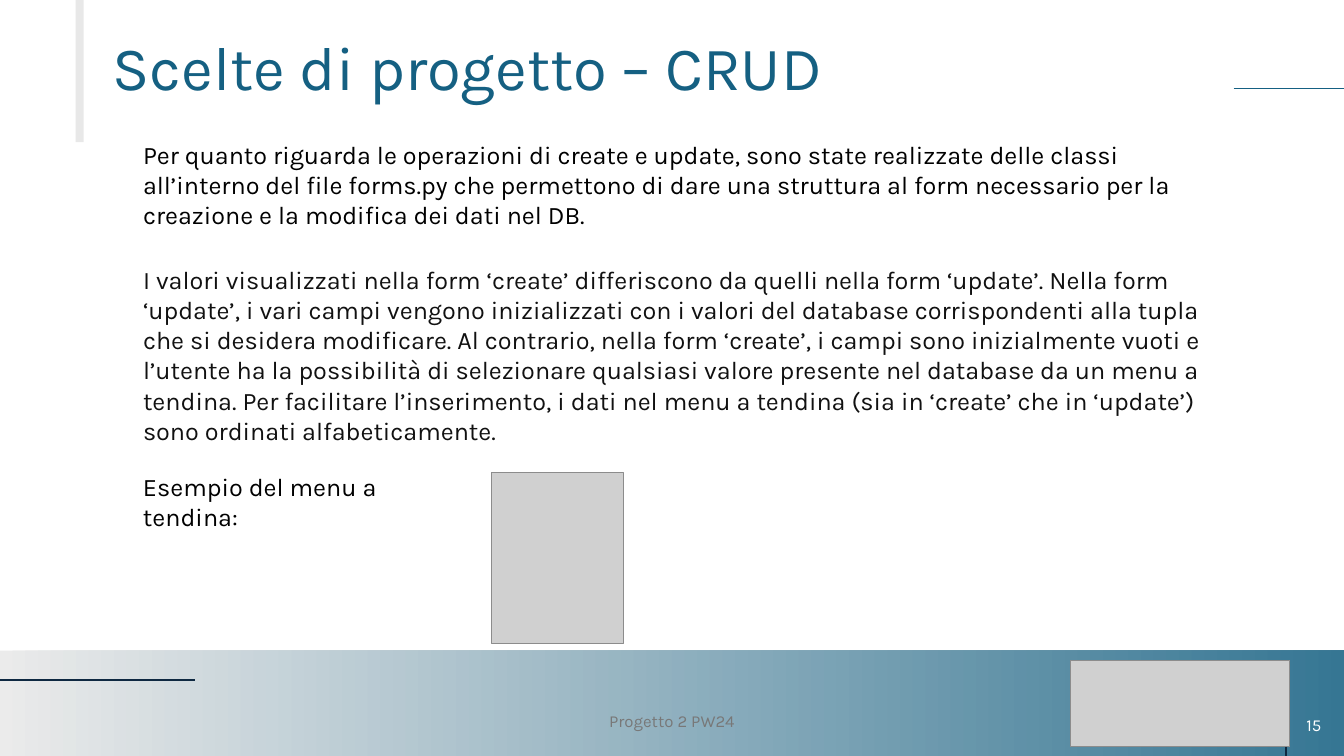
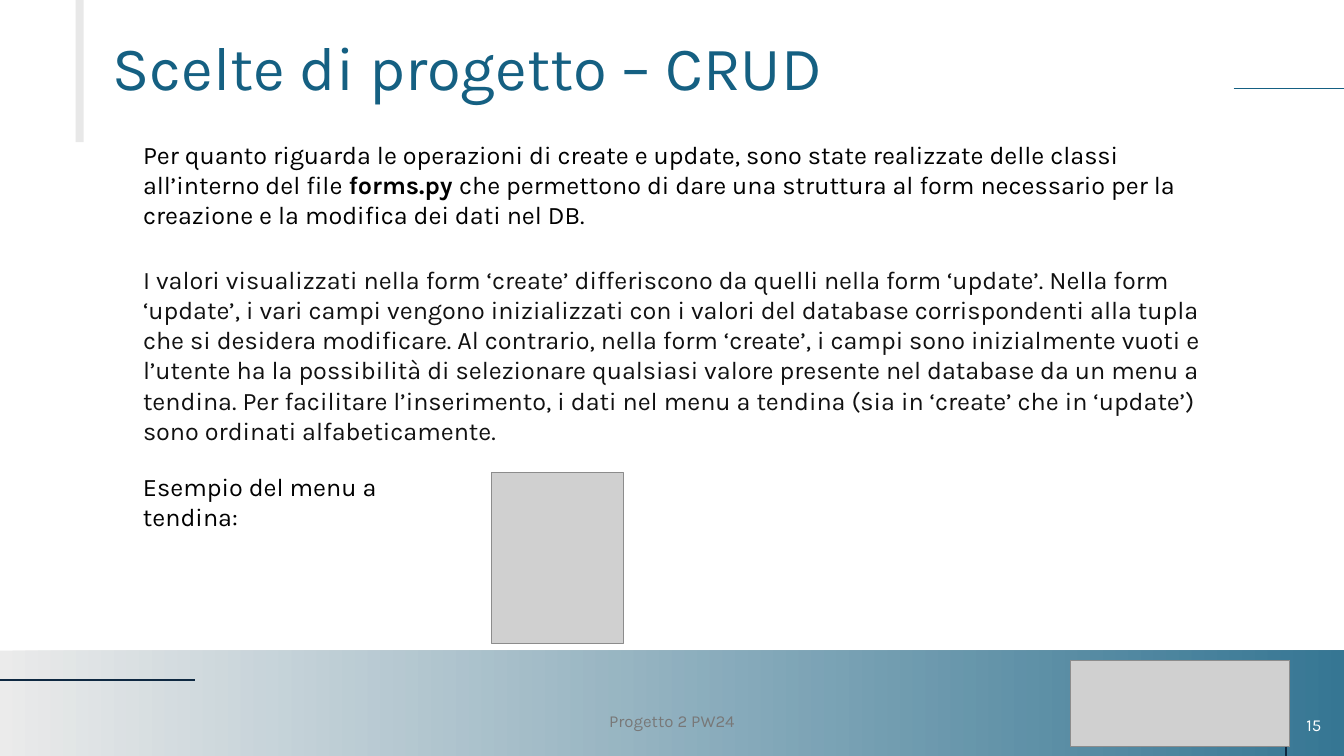
Before and after one commit to DavideBrambilla98/Progetto2_PW24, a slide deck: slide 15 of Documentazione/PROGETTO 2 PW24.pptx. Drawn at 1344x756 pixels with LibreOffice and Linux fonts; fonts in the diff are those of the drawing; grey boxes stand for pictures. Boxes give left, top, right and bottom in pixels: in the first picture for what was removed or moved away, otherwise in the second. Text is boxed around its words. In the diff, an @@ line names an element or a change of style, - is before the commit and + after.

```diff
--- a/Documentazione/PROGETTO 2 PW24.pptx
+++ b/Documentazione/PROGETTO 2 PW24.pptx
@@ text "Per quanto riguarda le operazioni ..." at (143, 146, 1175, 225): bold on in "forms.py" @@
```
Also in this commit, not shown: 2 other slides changed.
